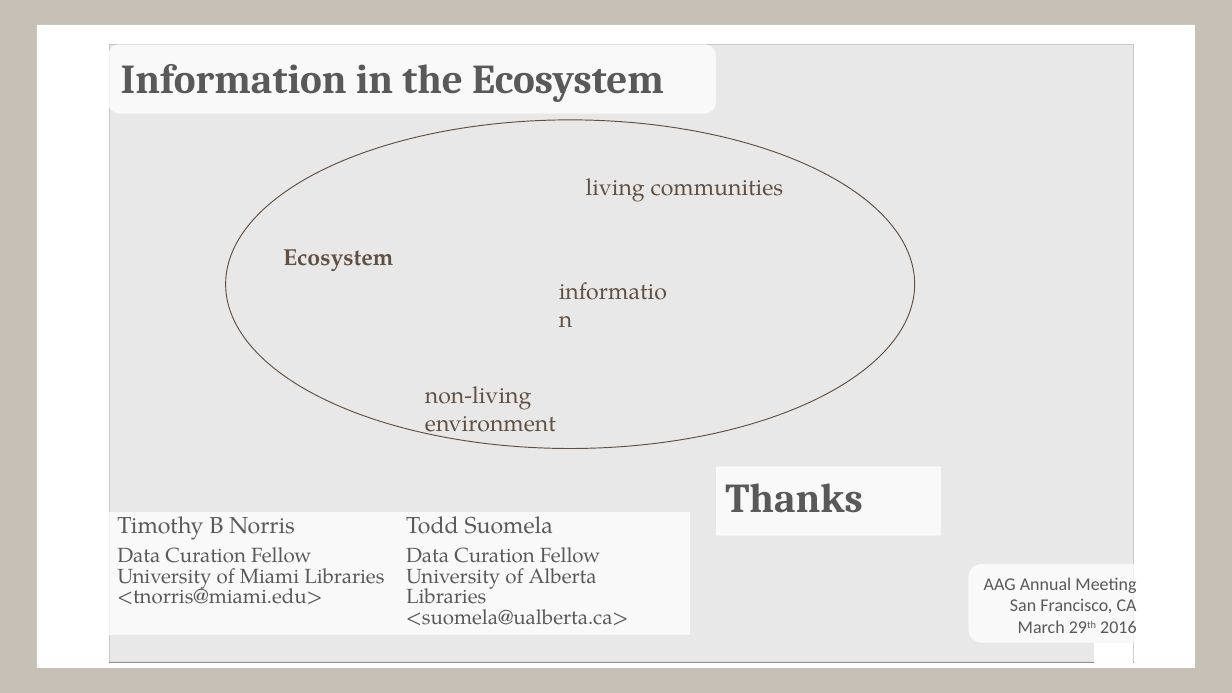
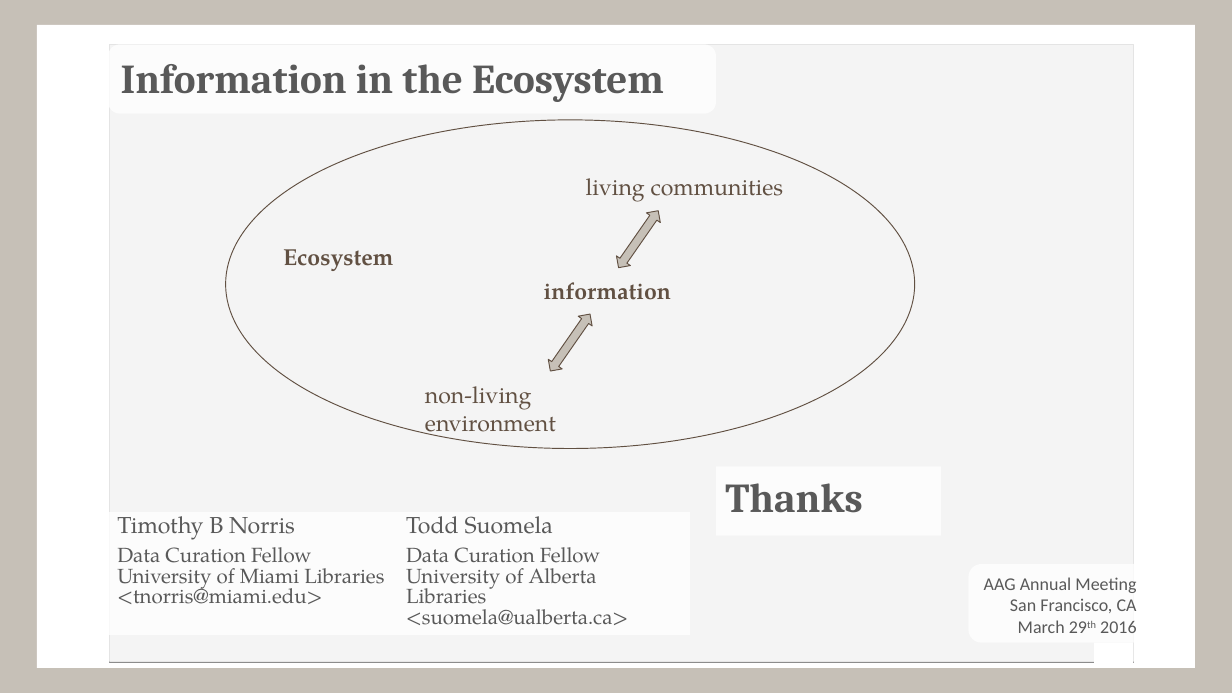
Before and after one commit to tsuomela/Information-Ecosystems-and-Ecologies, a slide deck: slide 16 of figures/2016_AAG_InfoEcosystem.pptx. Drawn at 1232x693 pixels with LibreOffice and Linux fonts; fonts in the diff are those of the drawing; grey boxes stand for pictures. Boxes give left, top, right and bottom in pixels: in the first picture for what was removed or moved away, otherwise in the second. Text is boxed around its words. In the diff, an @@ line names an element or a change of style, - is before the commit and + after.

```diff
--- a/figures/2016_AAG_InfoEcosystem.pptx
+++ b/figures/2016_AAG_InfoEcosystem.pptx
@@ rectangle at [43, 29, 1189, 662]: fill #FFFFFF at 53% opacity to #FFFFFF at 77% opacity @@
@@ left right arrow added at [612, 206, 665, 273], fill #C6C0B7, outline #615042 0.75 pt @@
@@ text "information": place and size @@
-text "information" at [550, 272, 684, 309]
+text "information" at [544, 282, 671, 300]
@@ text "information" at [544, 282, 671, 300]: bold on @@
@@ left right arrow added at [544, 310, 597, 376], fill #C6C0B7, outline #615042 0.75 pt @@
```
Also in this commit, not shown: 1 other slide changed, 7 other files.
